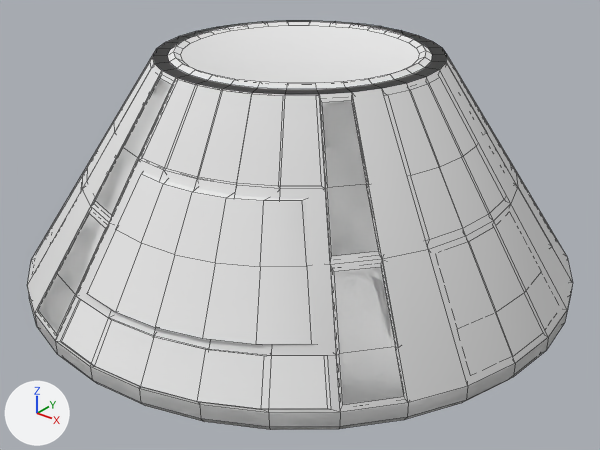
The Blender file Models/ExperimentContainer/ESC3C_Normals.blend as it was, and as the next commit left it.
Before and after are seen from a 50 mm camera at (3.54, -4.42, 2.17) aimed at (0.12, -0.16, -0.47). Lighting does not change. The marker at lower left points along +X, +Y and +Z. Mesh edges are drawn as thin lines.

Objects in the first picture: 'ESC3C', 'ESC3C Details'.
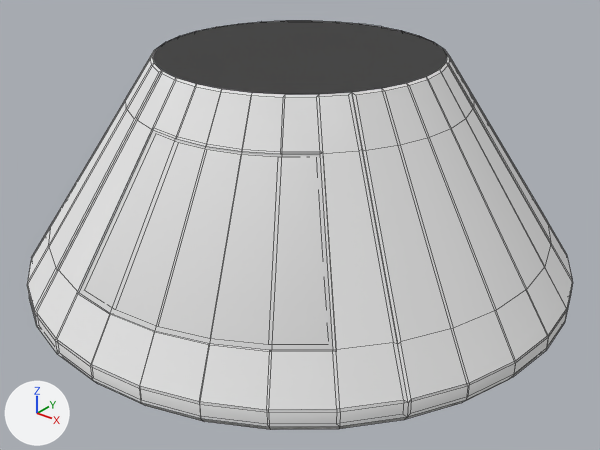
Where the change shows, as pixel boxes (x1, y1, x2, y2) in the pictures (600 x 450 px):
'ESC3C Details 2', added: after (27, 49, 573, 412)
'ESC3C Details', hidden: before (40, 21, 447, 413)

Diff of the bpy script that builds the scene:
```diff
--- a/Models/ExperimentContainer/ESC3C_Normals.blend.py
+++ b/Models/ExperimentContainer/ESC3C_Normals.blend.py
@@ mat_esc3c_002 @@
+mat_esc3c_002 = diffuse_material('ESC3C.002')
+mat_esc3c_002.base_color = (0.8, 0.8, 0.8)  # white #e7e7e7
@@ me_cone_002 @@
+me_cone_002.from_pydata(...)  # 352 vertices, 322 faces; spans x -2.0..2.0, y -2.0..2.0, z -0.9..0.75
+me_cone_002.polygons.foreach_set('use_smooth', [True] * 322)
+me_cone_002.materials.append(mat_esc3c_002)  # its picture is missing
@@ ob_esc3c_details @@
 _m = ob_esc3c_details.modifiers.new('EdgeSplit', 'EDGE_SPLIT')
 _m.split_angle = 0.593
+ob_esc3c_details.hide_set(True)  # its collection is switched off
@@ ob_esc3c_details_2 @@
+ob_esc3c_details_2 = bpy.data.objects.new('ESC3C Details 2', me_cone_002)
+ob_esc3c_details_2.location = (0.0, 0.0, 0.0)
+_m = ob_esc3c_details_2.modifiers.new('EdgeSplit', 'EDGE_SPLIT')
+_m.split_angle = 0.209
```
